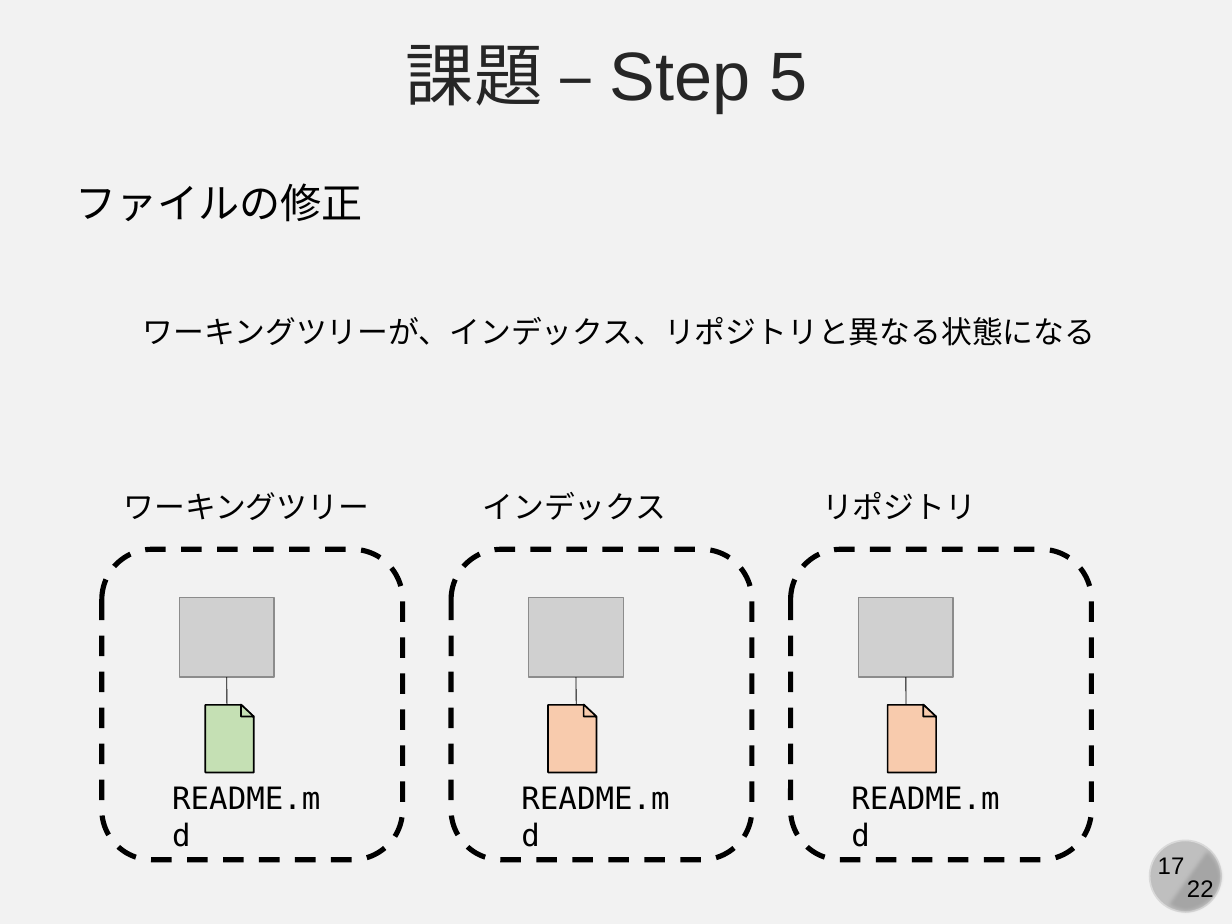
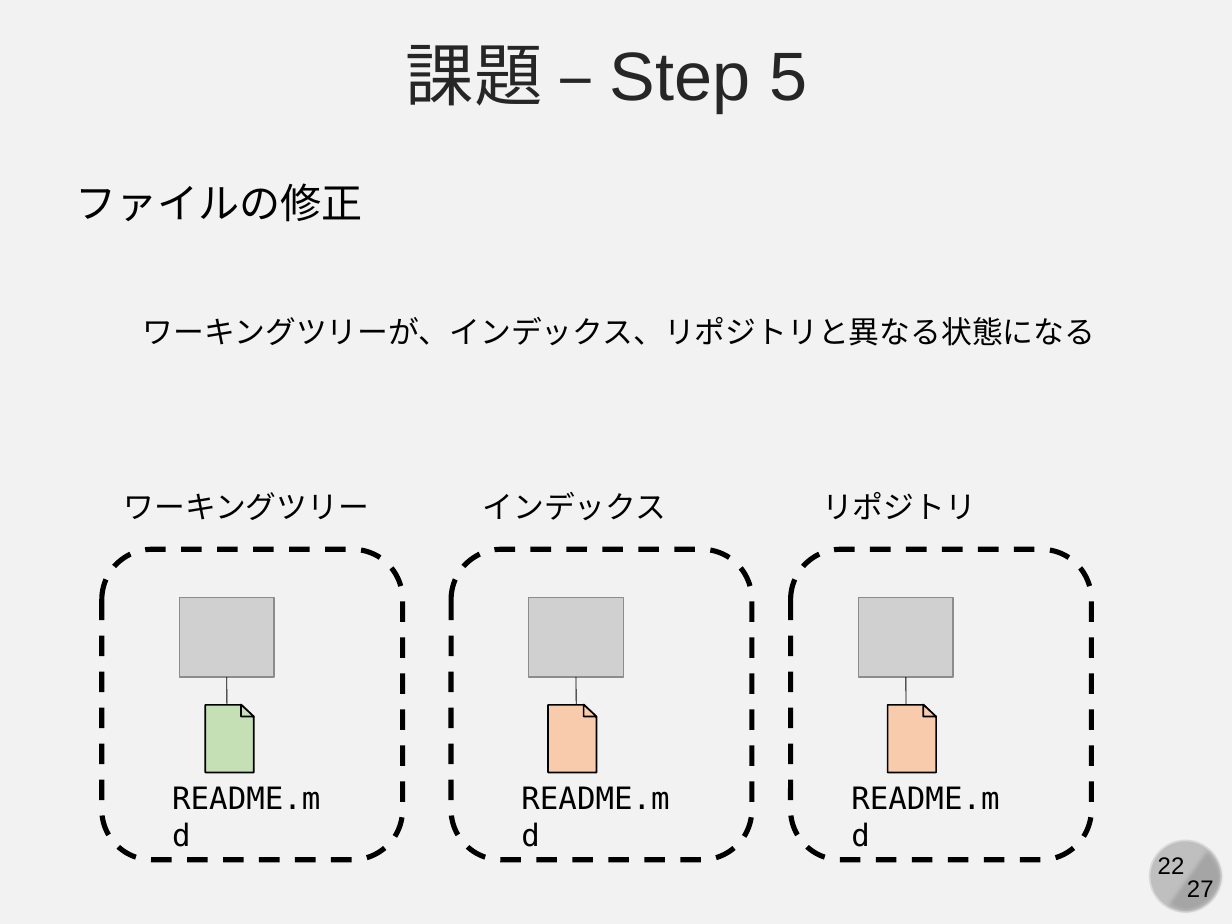
Before and after one commit to kaityo256/github, a slide deck: slide 22 of practice_basic/fig/slide.pptx (slide 17 before the commit). Drawn at 1232x924 pixels with LibreOffice and Linux fonts; fonts in the diff are those of the drawing; grey boxes stand for pictures. Boxes give left, top, right and bottom in pixels: in the first picture for what was removed or moved away, otherwise in the second. Text is boxed around its words. In the diff, an @@ line names an element or a change of style, - is before the commit and + after.

```diff
--- a/practice_basic/fig/slide.pptx
+++ b/practice_basic/fig/slide.pptx
@@ page number rewrapped from <box>1187,880,1214,903</box> to <box>1158,857,1185,874</box> @@
@@ page number removed at <box>1158,857,1185,874</box> @@
-17
@@ text added at <box>1187,880,1214,903</box>, 14 pt, text #000000 @@
+27
```
Also in this commit, not shown: 20 other slides changed, 6 slides added, 1 slide removed, 3 other files.
